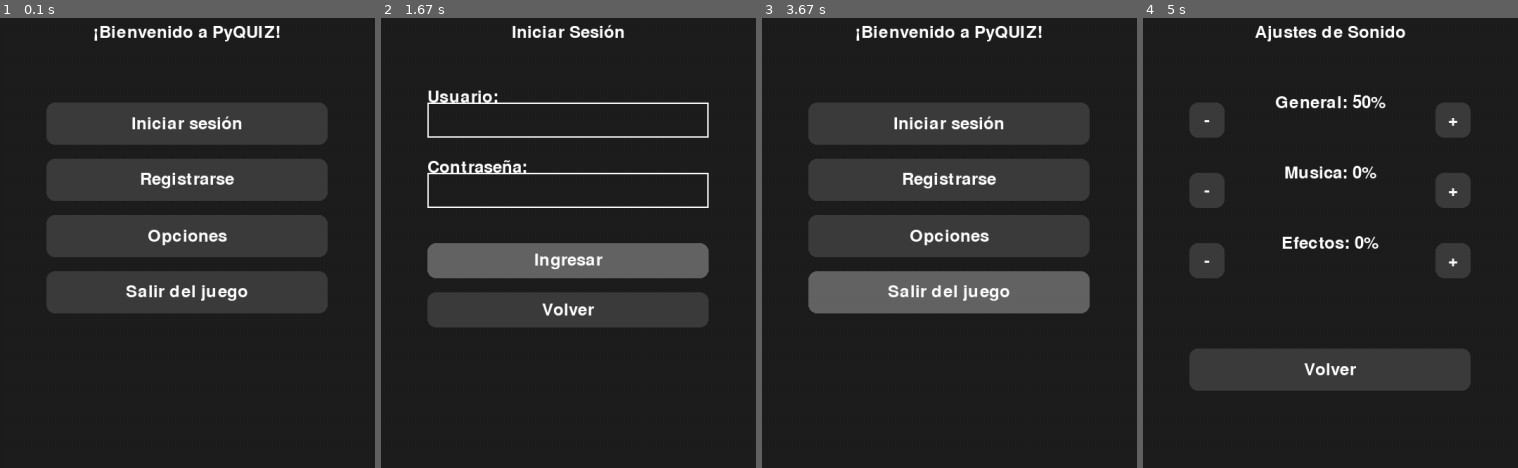
Above: before the commit, frames 1-4 (left to right).
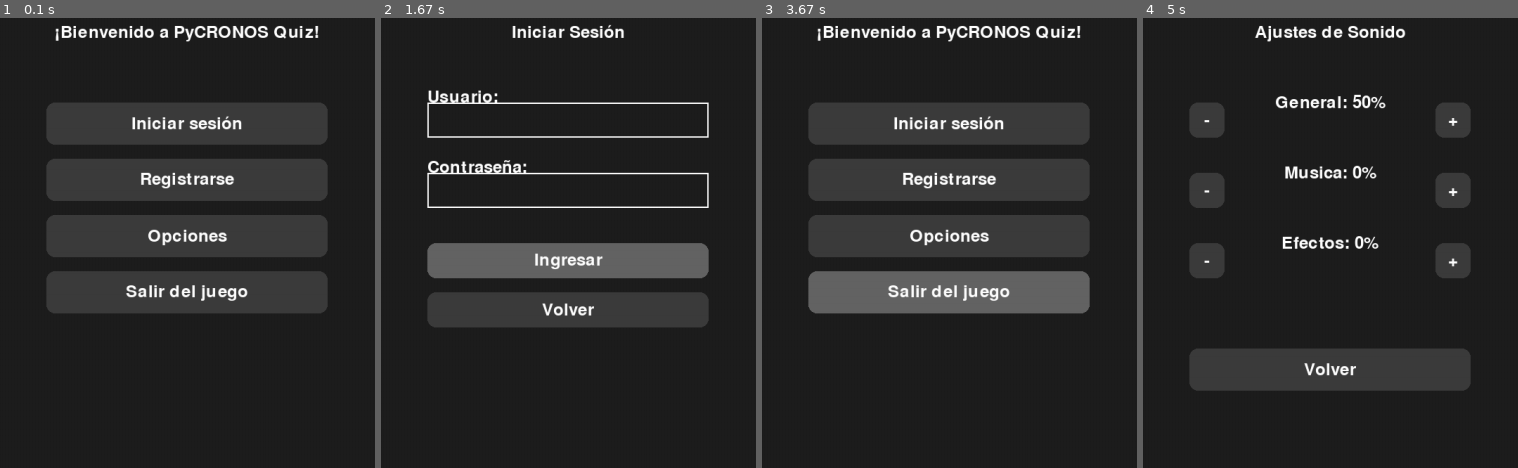
Above: after the commit, the same moments.

Repository: valmaciel/Segundo-Parcial-Bae-y-Dubovitzky
Game: pygame game, started from pygame_main.py
Two runs of this game, one before a commit and one after it. Both use one fixed random seed, a clock stepped at 60 frames per second and the inputs below.
Inputs (mouse positions are in pixels of both pictures, inside the frame that each line leads up to):
- Up to frame 1 (0.1 s): no input
- Up to frame 2 (1.67 s): click "Iniciar sesión" at 0.38 s; click (572, 247) at 0.72 s; click (outside the picture) at 1.05 s; click (673, 261) at 1.38 s
- Up to frame 3 (3.67 s): click (968, 45) at 1.72 s; click (960, 270) at 2.05 s; click (919, 130) at 2.38 s; click (803, 49) at 2.72 s; click "Volver" at 3.55 s
- Up to frame 4 (5 s): click "Opciones" at 3.88 s; click "Sonido" at 4.22 s; click "-" at 4.55 s; click (outside the picture) at 4.88 s

The runs differ from the first frame. In frame 1, 1.3% of the frame differs, in the area x 14-86%, y 1-6%; in frame 2, nothing differs; in frame 3, 1.3%; in frame 4, nothing differs.

Commit message:
Agregando detalles finales

Diff:
--- a/pygame_main.py
+++ b/pygame_main.py
@@ -15,7 +15,9 @@
     ANCHO = 1280
     ALTO = 720
     ventana = pygame.display.set_mode((ANCHO, ALTO))
-    pygame.display.set_caption("PyQUIZ")
+    icono = pygame.image.load("imagenes/icono.png")
+    pygame.display.set_icon(icono)
+    pygame.display.set_caption("PyCRONOS Quiz")
     clock = pygame.time.Clock()
     return ventana, clock
 
--- a/pygame_menu.py
+++ b/pygame_menu.py
@@ -10,7 +10,7 @@
 def mostrar_pre_menu(ventana, estado, eventos):
     ventana.fill(estado['paleta']['fondo'])
 
-    dibujar_texto(ventana, "¡Bienvenido a PyQUIZ!", 640, 100, estado['paleta'])
+    dibujar_texto(ventana, "¡Bienvenido a PyCRONOS Quiz!", 640, 100, estado['paleta'])
 
     botones = crear_botones_menu([
         "Iniciar sesión",
Binary file added: imagenes/icono.png
